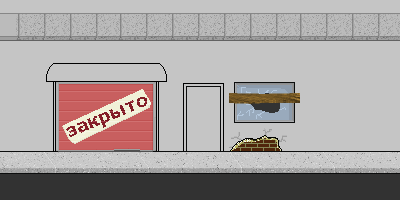
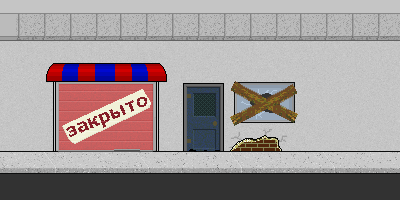
Comparing the layer stacks of the two 400 × 200 images. Changes:
added layer "Pasted Layer" above "New Layer" over [184, 84, 223, 152]
painted on "New Layer" over [229, 81, 300, 126]
painted on "Background" over [0, 41, 400, 151]
